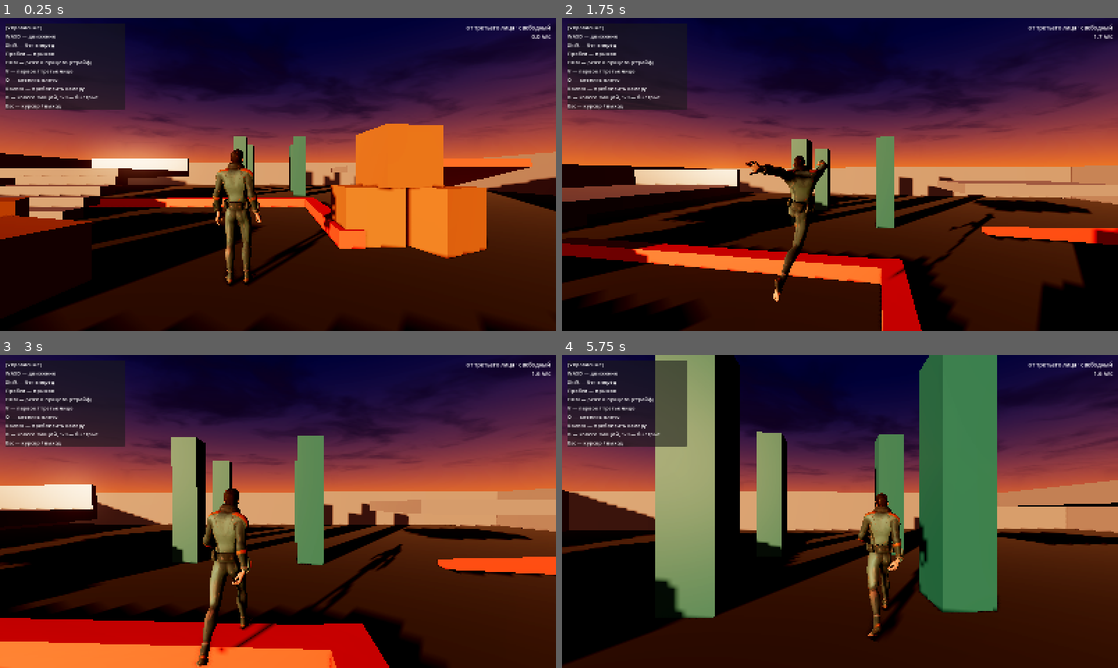
Above: before the commit, frames 1-4 (two rows, left to right).
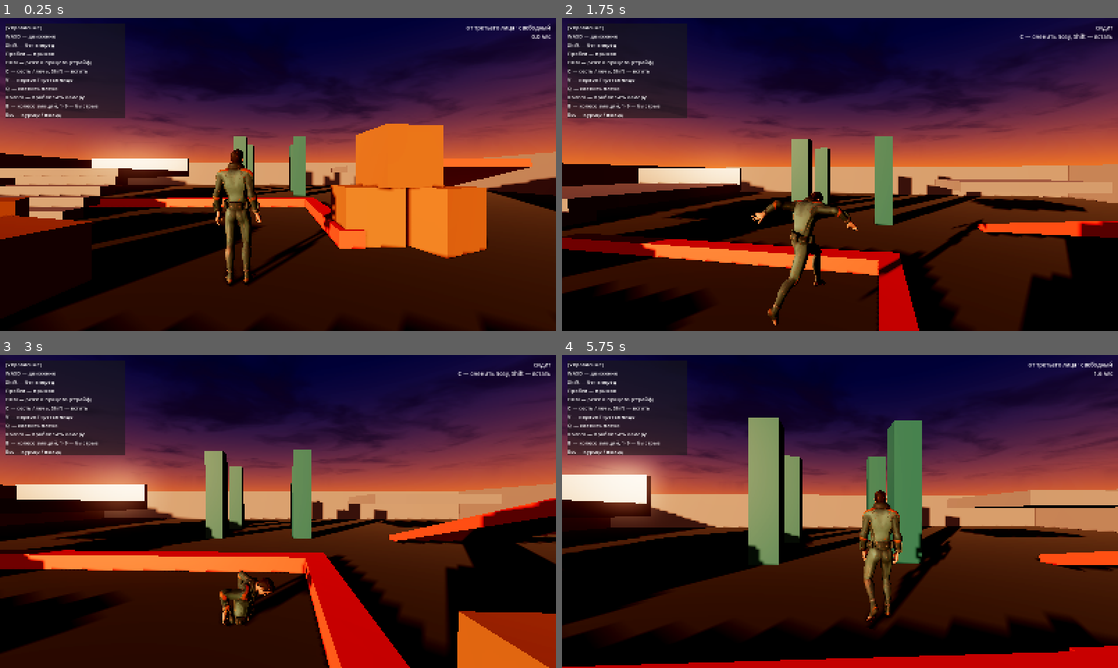
Above: after the commit, the same moments.

Repository: gazpromivanovic-boop/Sex
Game: Godot game, scene res://scenes/main.tscn
Same seed, same stepped clock (60 frames per second), same inputs: the game is played once before the commit and once after it.
Inputs (mouse positions are in pixels of both pictures, inside the frame that each line leads up to):
- Up to frame 1 (0.25 s): no input
- Up to frame 2 (1.75 s): move the mouse to (867, 174) at 0.52 s; hold Shift (sprint) 0.53-1.28 s; hold W (move_forward) from 0.53 s (still down); tap B (emote_wheel) at 0.6 s; tap Space (jump) at 0.77, 1.52 s; move the mouse to (812, 174) at 1.27 s; tap Shift (sprint) at 1.35 s; tap C (pose_cycle, bound only after the commit) at 1.55 s
- Up to frame 3 (3 s): keep holding W (move_forward); move the mouse to (289, 505) at 2.02 s; tap C (pose_cycle, bound only after the commit) at 2.1 s; tap B (emote_wheel) at 2.3 s; move the mouse to (272, 517) at 2.77 s; right-click (272, 517) at 2.85 s
- Up to frame 4 (5.75 s): keep holding W (move_forward); tap Space (jump) at 3.02, 3.77, 4.52 s; tap Shift (sprint) at 3.05, 4.35, 5.3 s; move the mouse to (878, 514) at 3.52 s; tap B (emote_wheel) at 3.6, 4.55 s; tap C (pose_cycle, bound only after the commit) at 3.8 s; move the mouse to (795, 508) at 4.27 s; move the mouse to (845, 511) at 5.02 s; hold Q (swap_shoulder) from 5.03 s (still down)

The runs differ from the first frame. In frame 1, 1.1% of the frame differs, in the area x 1-23%, y 16-32%; in frame 2, 15%; in frame 3, 43%; in frame 4, 51%, in the area x 0-100%, y 0-100%.

Commit message:
Позы: сесть и лечь по C, встать по Shift
Клипы Mixamo подключены отдельными FBX мимо сборки player.glb — сведение в glb
требует Blender, а перенести клип можно кодом. clip_importer.gd переписывает
пути дорожек (в проекте кости без префикса mixamorig:, путь к скелету другой),
масштабирует смещения по отношению высот двух ригов в позе покоя — исходник в
сантиметрах, модель нормализована под 1.8 м — и выбрасывает кости, которых
в нашем скелете нет.

C листает позы по кругу, Shift поднимает. Пока персонаж в позе, движение
выключено так же, как в эмоции: тот же _locked_physics, и если пол исчез из-под
ног, персонаж встаёт сам. Поза и эмоция взаимно исключают друг друга.

Co-Authored-By: Claude Opus 5 <noreply@anthropic.com>

Diff:
--- a/project.godot
+++ b/project.godot
@@ -89,6 +89,11 @@
 "events": [Object(InputEventKey,"resource_local_to_scene":false,"resource_name":"","device":-1,"window_id":0,"alt_press …(195 unchanged characters)…
 ]
 }
+pose_cycle={
+"deadzone": 0.2,
+"events": [Object(InputEventKey,"resource_local_to_scene":false,"resource_name":"","device":-1,"window_id":0,"alt_pressed":false,"shift_pressed":false,"ctrl_pressed":false,"meta_pressed":false,"pressed":false,"keycode":0,"physical_keycode":67,"key_label":0,"unicode":0,"location":0,"echo":false,"script":null)
+]
+}
 emote_wheel={
 "deadzone": 0.2,
 "events": [Object(InputEventKey,"resource_local_to_scene":false,"resource_name":"","device":-1,"window_id":0,"alt_press …(190 unchanged characters)…
--- a/scenes/player.tscn
+++ b/scenes/player.tscn
@@ -84,6 +84,13 @@
 [sub_resource type="AnimationNodeAnimation" id="Anim_emote"]
 animation = &"EmoteHipHop"
 
+[sub_resource type="AnimationNodeAnimation" id="Anim_pose"]
+animation = &"Idle"
+
+[sub_resource type="AnimationNodeOneShot" id="OneShot_pose"]
+fadein_time = 0.35
+fadeout_time = 0.35
+
 [sub_resource type="AnimationNodeOneShot" id="OneShot_emote"]
 fadein_time = 0.25
 fadeout_time = 0.3
@@ -116,8 +123,12 @@
 nodes/EmoteAnim/position = Vector2(1020, -600)
 nodes/EmoteShot/node = SubResource("OneShot_emote")
 nodes/EmoteShot/position = Vector2(1260, 160)
-nodes/output/position = Vector2(1500, 160)
-node_connections = [&"RunBlend", 0, &"Locomotion", &"RunBlend", 1, &"SprintAnim", &"Speed", 0, &"RunBlend", &"TurnLeftShot", 0, &"Speed", &"TurnLeftShot", 1, &"TurnLeftAnim", &"TurnRightShot", 0, &"TurnLeftShot", &"TurnRightShot", 1, &"TurnRightAnim", &"RunJumpSpeed", 0, &"RunJumpAnim", &"RunJumpShot", 0, &"TurnRightShot", &"RunJumpShot", 1, &"RunJumpSpeed", &"EmoteShot", 0, &"RunJumpShot", &"EmoteShot", 1, &"EmoteAnim", &"output", 0, &"EmoteShot"]
+nodes/PoseAnim/node = SubResource("Anim_pose")
+nodes/PoseAnim/position = Vector2(1260, -600)
+nodes/PoseShot/node = SubResource("OneShot_pose")
+nodes/PoseShot/position = Vector2(1500, 160)
+nodes/output/position = Vector2(1740, 160)
+node_connections = [&"RunBlend", 0, &"Locomotion", &"RunBlend", 1, &"SprintAnim", &"Speed", 0, &"RunBlend", &"TurnLeftShot", 0, &"Speed", &"TurnLeftShot", 1, &"TurnLeftAnim", &"TurnRightShot", 0, &"TurnLeftShot", &"TurnRightShot", 1, &"TurnRightAnim", &"RunJumpSpeed", 0, &"RunJumpAnim", &"RunJumpShot", 0, &"TurnRightShot", &"RunJumpShot", 1, &"RunJumpSpeed", &"EmoteShot", 0, &"RunJumpShot", &"EmoteShot", 1, &"EmoteAnim", &"PoseShot", 0, &"EmoteShot", &"PoseShot", 1, &"PoseAnim", &"output", 0, &"PoseShot"]
 
 [node name="Player" type="CharacterBody3D" groups=["player"]]
 collision_layer = 2
--- /dev/null
+++ b/scripts/clip_importer.gd
@@ -0,0 +1,134 @@
+class_name ClipImporter
+extends RefCounted
+## Переносит анимацию из отдельно импортированного файла в скелет персонажа.
+##
+## Зачем: клип, скачанный с Mixamo и положенный в проект как есть, к нашей модели
+## сам не встанет. Godot импортирует его со своим скелетом, дорожки в нём
+## называют кости по путям вида «Armature/Skeleton3D:mixamorig:Hips», а в
+## player.glb префикс `mixamorig:` при сборке срезан, и путь к скелету другой.
+## Плюс исходник Mixamo лежит в сантиметрах, а модель нормализована под 1.8 м:
+## дорожки поворотов от масштаба не зависят, а вот смещение таза — зависит, и
+## без пересчёта персонажа разорвёт.
+##
+## Поэтому клип переносится, а не подключается: пути дорожек переписываются на
+## наш скелет, смещения масштабируются по отношению ростов двух ригов, а кости,
+## которых у нас нет, выбрасываются.
+##
+## Использование:
+##     ClipImporter.add_clip(anim_player, skeleton,
+##         load("res://assets/animations/sitting_idle.fbx"), "SitIdle")
+
+## Префиксы имён костей, которые срезаются при переносе.
+const BONE_PREFIXES := ["mixamorig:", "mixamorig1:", "mixamorig_"]
+
+
+## Кладёт первую анимацию из scene в библиотеку target под именем clip_name.
+## Возвращает true, если клип добавлен.
+static func add_clip(target: AnimationPlayer, skeleton: Skeleton3D,
+		scene: PackedScene, clip_name: String, loop := true) -> bool:
+	if target == null or skeleton == null or scene == null:
+		push_warning("ClipImporter: не хватает целей для переноса «%s»." % clip_name)
+		return false
+	if target.has_animation(clip_name):
+		return true                       # уже перенесли
+
+	var probe := scene.instantiate()
+	var source: Animation = null
+	var source_skeleton: Skeleton3D = null
+	var players := probe.find_children("*", "AnimationPlayer", true, false)
+	if not players.is_empty():
+		var player: AnimationPlayer = players[0]
+		var names := player.get_animation_list()
+		for n in names:
+			# RESET — служебный клип позы покоя, он нам не нужен
+			if n != "RESET":
+				source = player.get_animation(n)
+				break
+	var skeletons := probe.find_children("*", "Skeleton3D", true, false)
+	if not skeletons.is_empty():
+		source_skeleton = skeletons[0]
+
+	if source == null:
+		push_warning("ClipImporter: в файле для «%s» нет анимации." % clip_name)
+		probe.queue_free()
+		return false
+
+	var scale := _rig_scale(source_skeleton, skeleton)
+	var bone_path := _bone_track_prefix(target)
+	var clip := _retarget(source, skeleton, bone_path, scale)
+	probe.queue_free()
+
+	if clip.get_track_count() == 0:
+		push_warning("ClipImporter: ни одна дорожка «%s» не легла на скелет." % clip_name)
+		return false
+	clip.loop_mode = Animation.LOOP_LINEAR if loop else Animation.LOOP_NONE
+
+	var library := target.get_animation_library("")
+	if library == null:
+		library = AnimationLibrary.new()
+		target.add_animation_library("", library)
+	library.add_animation(clip_name, clip)
+	return true
+
+
+## Во сколько раз исходный риг крупнее нашего. Считаем по высоте таза в позе
+## покоя: это единственная величина, которая есть у обоих скелетов и не зависит
+## от того, в каких единицах экспортировали файл.
+static func _rig_scale(source: Skeleton3D, target: Skeleton3D) -> float:
+	if source == null:
+		return 1.0
+	var from := _rest_height(source)
+	var to := _rest_height(target)
+	if from <= 0.0001 or to <= 0.0001:
+		return 1.0
+	return to / from
+
+
+static func _rest_height(skeleton: Skeleton3D) -> float:
+	var top := 0.0
+	for b in skeleton.get_bone_count():
+		top = maxf(top, absf(skeleton.get_bone_global_rest(b).origin.y))
+	return top
+
+
+## Путь к скелету в том виде, в каком его пишут уже готовые клипы персонажа.
+## Берём из них, а не строим сами: у AnimationTree свой корень, и промахнуться
+## тут проще, чем кажется.
+static func _bone_track_prefix(target: AnimationPlayer) -> String:
+	for name in target.get_animation_list():
+		var anim := target.get_animation(name)
+		for i in anim.get_track_count():
+			if anim.track_get_type(i) in [Animation.TYPE_POSITION_3D,
+					Animation.TYPE_ROTATION_3D, Animation.TYPE_SCALE_3D]:
+				return str(NodePath(anim.track_get_path(i)).get_concatenated_names())
+	return ""
+
+
+static func _retarget(source: Animation, skeleton: Skeleton3D,
+		bone_path: String, scale: float) -> Animation:
+	var clip: Animation = source.duplicate(true)
+	for i in range(clip.get_track_count() - 1, -1, -1):
+		var kind := clip.track_get_type(i)
+		if kind not in [Animation.TYPE_POSITION_3D, Animation.TYPE_ROTATION_3D,
+				Animation.TYPE_SCALE_3D]:
+			clip.remove_track(i)          # дорожки мешей и материалов нам не нужны
+			continue
+
+		var bone := _clean_bone(NodePath(clip.track_get_path(i)).get_concatenated_subnames())
+		if skeleton.find_bone(bone) < 0:
+			clip.remove_track(i)          # такой кости у нас нет
+			continue
+		clip.track_set_path(i, NodePath("%s:%s" % [bone_path, bone]))
+
+		if kind == Animation.TYPE_POSITION_3D and not is_equal_approx(scale, 1.0):
+			for k in clip.track_get_key_count(i):
+				var v: Vector3 = clip.track_get_key_value(i, k)
+				clip.track_set_key_value(i, k, v * scale)
+	return clip
+
+
+static func _clean_bone(name: String) -> String:
+	for prefix in BONE_PREFIXES:
+		if name.begins_with(prefix):
+			return name.substr(prefix.length())
+	return name
--- a/scripts/hud.gd
+++ b/scripts/hud.gd
@@ -6,6 +6,7 @@
 Shift — бег вперёд
 Пробел — прыжок
 ПКМ — режим прицела (страйф)
+C — сесть / лечь, Shift — встать
 V — первое / третье лицо
 Q — сменить плечо
 Колесо — приблизить камеру
@@ -21,6 +22,7 @@
 
 var player: Node = null
 var emote_title: String = ""
+var pose_title: String = ""
 
 
 func _ready() -> void:
@@ -32,6 +34,8 @@
 		player = get_parent().get_node_or_null("Player")
 	if player != null and player.has_signal("emote_changed"):
 		player.emote_changed.connect(_on_emote_changed)
+	if player != null and player.has_signal("pose_changed"):
+		player.pose_changed.connect(_on_pose_changed)
 
 
 func _on_emote_changed(id: String) -> void:
@@ -43,6 +47,10 @@
 			emote_title = str(e["title"])
 			return
 	emote_title = id
+
+
+func _on_pose_changed(title: String) -> void:
+	pose_title = title
 
 
 func _process(_delta: float) -> void:
@@ -58,4 +66,6 @@
 			view, mode, player.get_horizontal_speed(), player.target_speed, player.step_count]
 	if player.emoting:
 		text = "эмоция: %s\nShift — прекратить" % emote_title
+	elif player.posing:
+		text = "%s\nC — сменить позу, Shift — встать" % pose_title
 	status.text = text
--- a/scripts/player.gd
+++ b/scripts/player.gd
@@ -131,6 +131,15 @@
 ## На сколько градусов должна разойтись камера и корпус, чтобы включился разворот на месте.
 @export var turn_in_place_angle: float = 50.0
 
+@export_group("Позы")
+## Файлы поз в том же порядке, в каком их листает C. Клипы скачаны с Mixamo и
+## лежат отдельными FBX: они переносятся на наш скелет при запуске, см.
+## scripts/clip_importer.gd.
+@export var pose_files: Array[String] = [
+	"res://assets/animations/sitting_idle.fbx",
+	"res://assets/animations/sitting_pose.fbx",
+]
+
 @export_group("Эмоции")
 ## Скорость указателя в колесе эмоций.
 @export var wheel_pointer_speed: float = 1.0
@@ -200,6 +209,11 @@
 var skeleton: Skeleton3D
 var head_hider: HeadHider
 var emoting: bool = false             ## сейчас играет эмоция
+var posing: bool = false              ## персонаж сидит или лежит
+var pose_index: int = -1              ## какая поза сейчас, -1 — стоим
+var pose_node: AnimationNodeAnimation ## узел дерева, которому подменяем клип позы
+var available_poses: Array = []
+var _fp_before_pose: bool = false
 var current_emote: String = ""
 var emote_wheel: Control              ## радиальное меню, ищется по группе
 var emote_node: AnimationNodeAnimation  ## узел дерева, которому подменяем клип
@@ -211,6 +225,12 @@
 var _eye_ready: bool = false
 
 const LOOPING_ANIMS := ["Idle", "Walk", "StrafeLeft", "StrafeRight", "Sprint"]
+
+## Порядок здесь = порядок перебора клавишей C.
+const POSES := [
+	{"id": "PoseSit", "title": "сидит"},
+	{"id": "PoseLie", "title": "полулёжа"},
+]
 
 ## Порядок здесь = порядок секторов в колесе и цифр 1–9.
 const EMOTES := [
@@ -226,6 +246,7 @@
 ]
 
 signal emote_changed(id: String)
+signal pose_changed(title: String)
 
 # ─────────────────────────────────────────────────────────────── запуск
 
@@ -235,6 +256,7 @@
 	_base_gravity = ProjectSettings.get_setting("physics/3d/default_gravity", 9.8) * gravity_scale
 	_setup_animation()
 	_setup_head_hider()
+	_setup_poses()
 	_setup_emotes()
 
 	model_yaw = rotation.y
@@ -339,6 +361,71 @@
 	skeleton.add_child(head_hider)
 
 
+## Готовит позы: переносит клипы из отдельных FBX на наш скелет и запоминает
+## узел дерева, которому будем подменять клип. Клипы Mixamo лежат в проекте как
+## есть — сведение их в player.glb требует Blender, а перенос делается кодом.
+func _setup_poses() -> void:
+	pose_node = _blend_tree_node("PoseAnim") as AnimationNodeAnimation
+	available_poses.clear()
+	if anim_player == null or skeleton == null or pose_node == null:
+		return
+	for i in POSES.size():
+		if i >= pose_files.size():
+			break
+		var scene: PackedScene = load(pose_files[i]) as PackedScene
+		if scene == null:
+			push_warning("Не нашёлся файл позы: %s" % pose_files[i])
+			continue
+		if ClipImporter.add_clip(anim_player, skeleton, scene, str(POSES[i]["id"])):
+			available_poses.append(POSES[i])
+
+
+## Сажает или укладывает персонажа. Пока он в позе, движение выключено —
+## работает только камера, как и в эмоции.
+func set_pose(index: int) -> void:
+	if pose_node == null or index < 0 or index >= available_poses.size():
+		return
+	if emoting:
+		stop_emote()
+	if not posing:
+		_fp_before_pose = first_person
+	if first_person:
+		# из своей головы поза не читается, показываем со стороны
+		first_person = false
+		_apply_view()
+	pose_index = index
+	pose_node.animation = str(available_poses[index]["id"])
+	posing = true
+	turning_in_place = false
+	_air_in_emote = 0.0
+	_fire("parameters/PoseShot/request")
+	pose_changed.emit(str(available_poses[index]["title"]))
+
+
+## Поднимает персонажа обратно в стойку.
+func stand_up() -> void:
+	if not posing:
+		return
+	posing = false
+	pose_index = -1
+	if _fp_before_pose and not first_person:
+		first_person = true
+		_apply_view()
+	_fp_before_pose = false
+	_fire("parameters/PoseShot/request", AnimationNodeOneShot.ONE_SHOT_REQUEST_FADE_OUT)
+	pose_changed.emit("")
+
+
+## C листает позы по кругу, Shift возвращает в стойку.
+func _handle_pose_input() -> void:
+	if available_poses.is_empty():
+		return
+	if posing and Input.is_action_just_pressed("sprint"):
+		stand_up()
+	elif Input.is_action_just_pressed("pose_cycle"):
+		set_pose((pose_index + 1) % available_poses.size())
+
+
 ## Готовит слой эмоций: узел дерева, которому будем подменять клип, и колесо выбора.
 func _setup_emotes() -> void:
 	if anim_tree != null and anim_tree.tree_root is AnimationNodeBlendTree:
@@ -377,6 +464,8 @@
 			break
 	if not known:
 		return
+	if posing:
+		stand_up()
 	current_emote = id
 	emote_node.animation = id
 	if not emoting:
@@ -456,8 +545,9 @@
 
 func _physics_process(delta: float) -> void:
 	_handle_emote_input()
-	if emoting:
-		_emote_physics(delta)
+	_handle_pose_input()
+	if emoting or posing:
+		_locked_physics(delta)
 		return
 	aiming = Input.is_action_pressed("aim")
 	var on_floor := is_on_floor()
@@ -673,9 +763,9 @@
 		stop_emote()
 
 
-## Пока играет эмоция: ходьба, бег, прыжок и прицел выключены, корпус не поворачивается.
-## Гравитация работает — если пол исчез, эмоция прерывается.
-func _emote_physics(delta: float) -> void:
+## Пока играет эмоция или персонаж сидит: ходьба, бег, прыжок и прицел выключены,
+## корпус не поворачивается. Гравитация работает — если пол исчез, поза снимается.
+func _locked_physics(delta: float) -> void:
 	aiming = false
 	sprinting = false
 	if not is_on_floor():
@@ -690,6 +780,7 @@
 		_air_in_emote += delta
 		if _air_in_emote > 0.35:
 			stop_emote()
+			stand_up()
 
 	_update_animation(delta)
 
Binary file added: assets/animations/sitting_idle.fbx
Not shown, added: assets/animations/sitting_idle.fbx.import
Binary file added: assets/animations/sitting_pose.fbx
Not shown, added: assets/animations/sitting_pose.fbx.import
Not shown: 1 places in scenes/player.tscn that only renumber resources
Not shown, added: scripts/clip_importer.gd.uid
Not shown, changed: README.md
